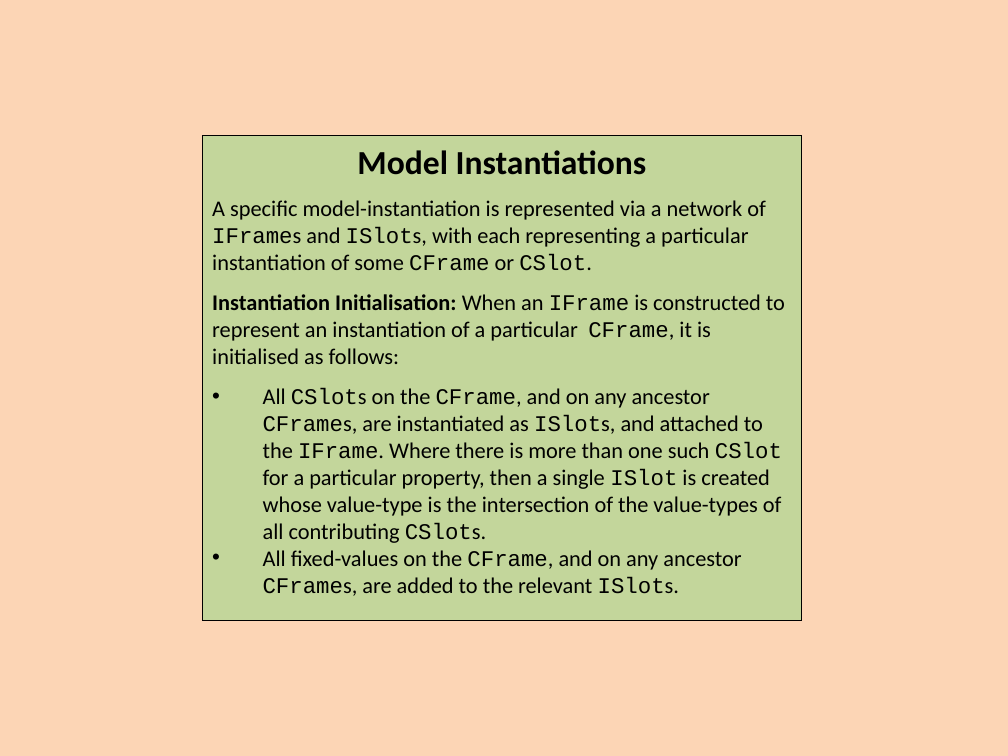
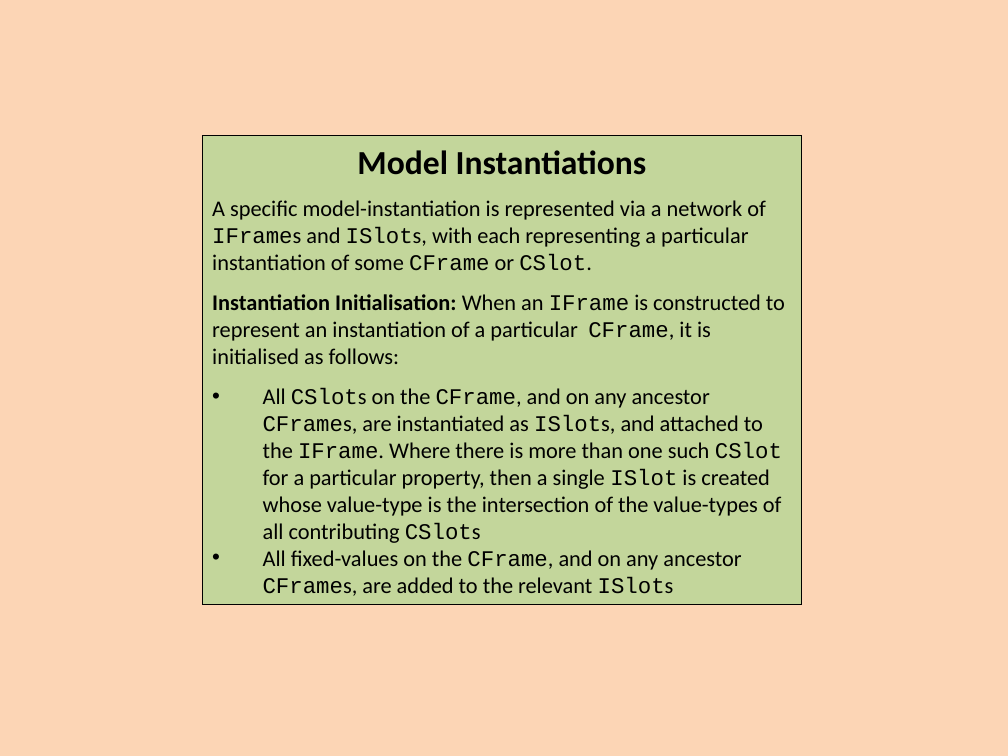
Before and after one commit to colin-puleston/mekon-hobo, a slide deck: slide 16 of docs/MEKON-HOBO Introductory Tutorial.pptx. Drawn at 1008x756 pixels with LibreOffice and Linux fonts; fonts in the diff are those of the drawing. Boxes give left, top, right and bottom in pixels: in the first picture for what was removed or moved away, otherwise in the second. Text is boxed around its words. In the diff, an @@ line names an element or a change of style, - is before the commit and + after.

```diff
--- a/docs/MEKON-HOBO Introductory Tutorial.pptx
+++ b/docs/MEKON-HOBO Introductory Tutorial.pptx
@@ rectangle "Model Instantiations": place and size @@
-rectangle "Model Instantiations" at [203,136,802,621]
+rectangle "Model Instantiations" at [203,136,802,605]
@@ text in rectangle at [263,388,782,596]: text changed @@
-• All CSlots on the CFrame, and on any ancestor CFrames, are instantiated as ISlots, and attached to the IFrame. Where there is more than one such CSlot for a particular property, then a single ISlot is created whose value-type is the intersection of the value-types of all contributing CSlots.
-• All fixed-values on the CFrame, and on any ancestor CFrames, are added to the relevant ISlots.
+• All CSlots on the CFrame, and on any ancestor CFrames, are instantiated as ISlots, and attached to the IFrame. Where there is more than one such CSlot for a particular property, then a single ISlot is created whose value-type is the intersection of the value-types of all contributing CSlots
+• All fixed-values on the CFrame, and on any ancestor CFrames, are added to the relevant ISlots
```
Also in this commit, not shown: 22 other slides changed, 14 slides added, 6 slides removed.
